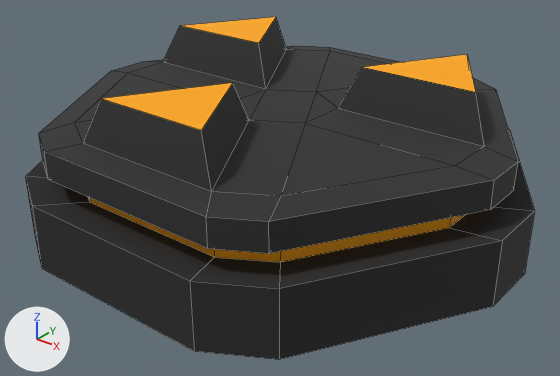
The FBX model Assets/Mesh/Msh_MaleSocket.FBX: old version first, new version second.
The view is the same before and after, from a camera (50 mm lens) standing at (0.0761, -0.0963, 0.0624) and looking at (0.0017, -0.0033, 0.0048). The axes (+X, +Y, +Z) are drawn at lower left. The lights are the same throughout. Mesh edges are drawn as thin lines. Where no turn or scale is listed for an object, it has been applied to the vertices.

The scene before the commit, as lines of its bpy script (objects in view):
```python
me_mesh = bpy.data.meshes.new('Mesh')
me_mesh.from_pydata(...)  # 99 vertices, 96 faces; spans x -0.0422..0.0422, y -0.0394..0.0394, z -0.0008..0.0255
me_mesh.materials.append(mat_material__47)  # picture img_material_png
ob_socket_male = bpy.data.objects.new('Socket_Male', me_mesh)
ob_socket_male.location = (0.0, 0.0, 0.0)
```
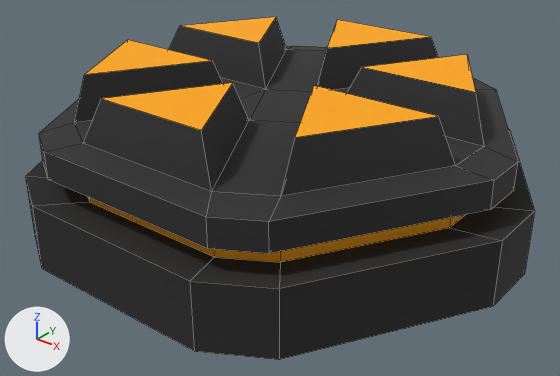
Location of each change, (x1, y1, x2, y2) in pixels of the pictures (560 x 376 px):
part 1 of me_mesh, built on
    before: (74, 51, 455, 196)
    after: (74, 20, 456, 196)

The change in detail:
me_mesh is used by ob_socket_male; location (0.0, 0.0, 0.0).
me_mesh had 99 vertices, 96 faces and spanned x -0.0422..0.0422, y -0.0394..0.0394, z -0.0008..0.0255.
me_mesh now has 108 vertices, 105 faces and spans x -0.0422..0.0422, y -0.0394..0.0394, z -0.0008..0.0255.
Part 1, on me_mesh:
3 faces are deleted.
9 vertices are added at x -0.0312..0.0312, y -0.0241..0.03, z 0.0255.
12 new faces join them.
